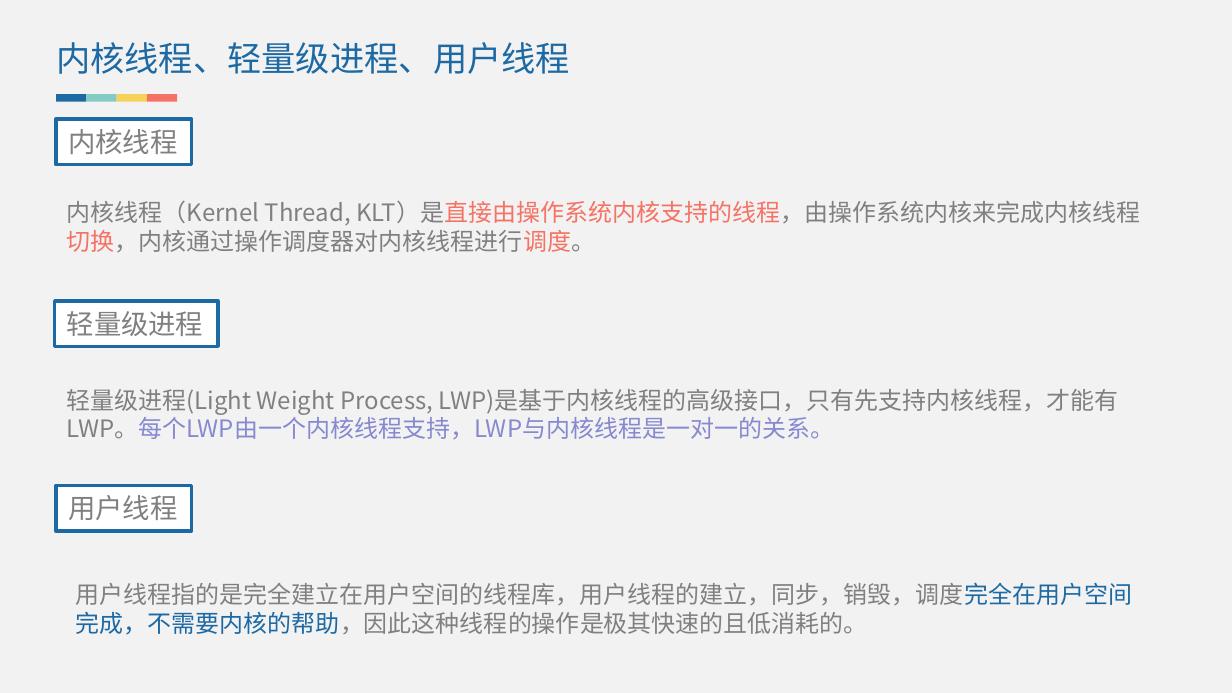
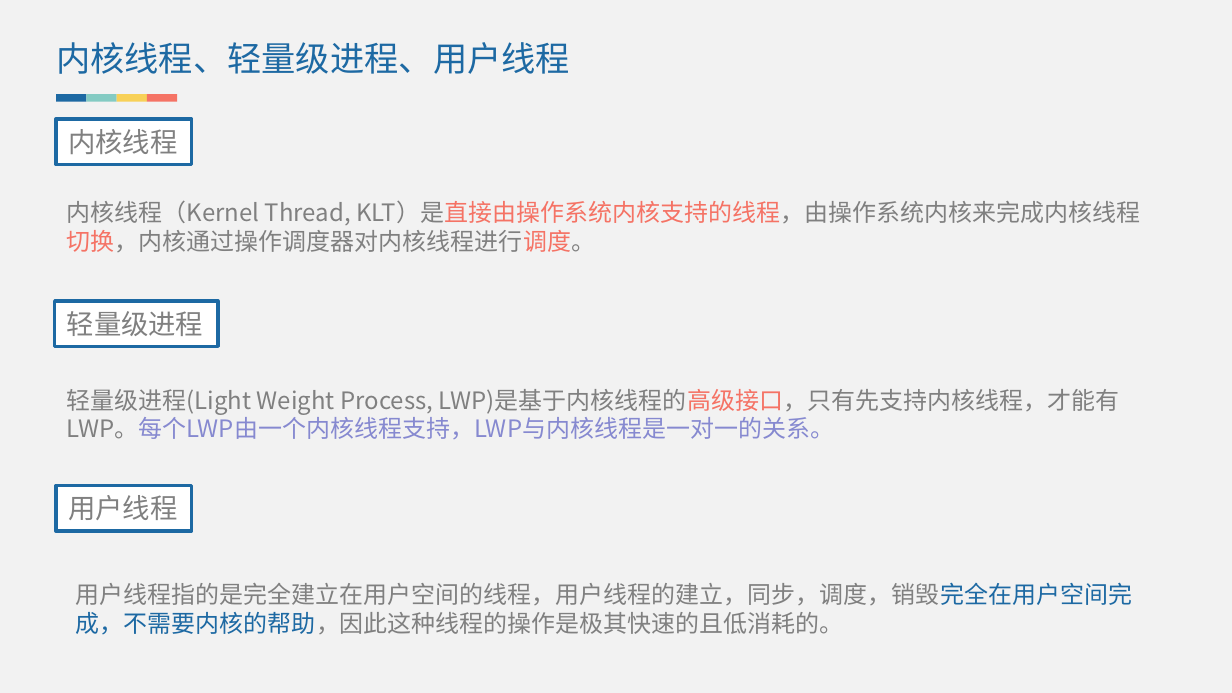
Before and after one commit to lvjiuluan/idea-projects, a slide deck: slide 20 of presentation/JVM内存模型/JVM内存模型.pptx. Drawn at 1232x693 pixels with LibreOffice and Linux fonts; fonts in the diff are those of the drawing. Boxes give left, top, right and bottom in pixels: in the first picture for what was removed or moved away, otherwise in the second. Text is boxed around its words. In the diff, an @@ line names an element or a change of style, - is before the commit and + after.

```diff
--- a/presentation/JVM内存模型/JVM内存模型.pptx
+++ b/presentation/JVM内存模型/JVM内存模型.pptx
@@ text "轻量级进程(Light Weight Process, LWP)是基于内核线程的高级接口，只有先支持内核线程，才能有LW ..." at [66, 389, 1119, 439]: text colour #808080 to #F57365 in "LWP)是基于内核线程的高级接口，只有先支持内核线程，才能有LWP。每个LWP由一个内核线程支持，LWP与内核线程是一对 ..." @@
@@ text at [76, 582, 1133, 635]: text changed @@
-用户线程指的是完全建立在用户空间的线程库，用户线程的建立，同步，销毁，调度完全在用户空间完成，不需要内核的帮助，因此这种线程的操作是极其快速的且低消耗的。
+用户线程指的是完全建立在用户空间的线程，用户线程的建立，同步，调度，销毁完全在用户空间完成，不需要内核的帮助，因此这种线程的操作是极其快速的且低消耗的。
```
Also in this commit, not shown: 4 other slides changed, 1 other file.
